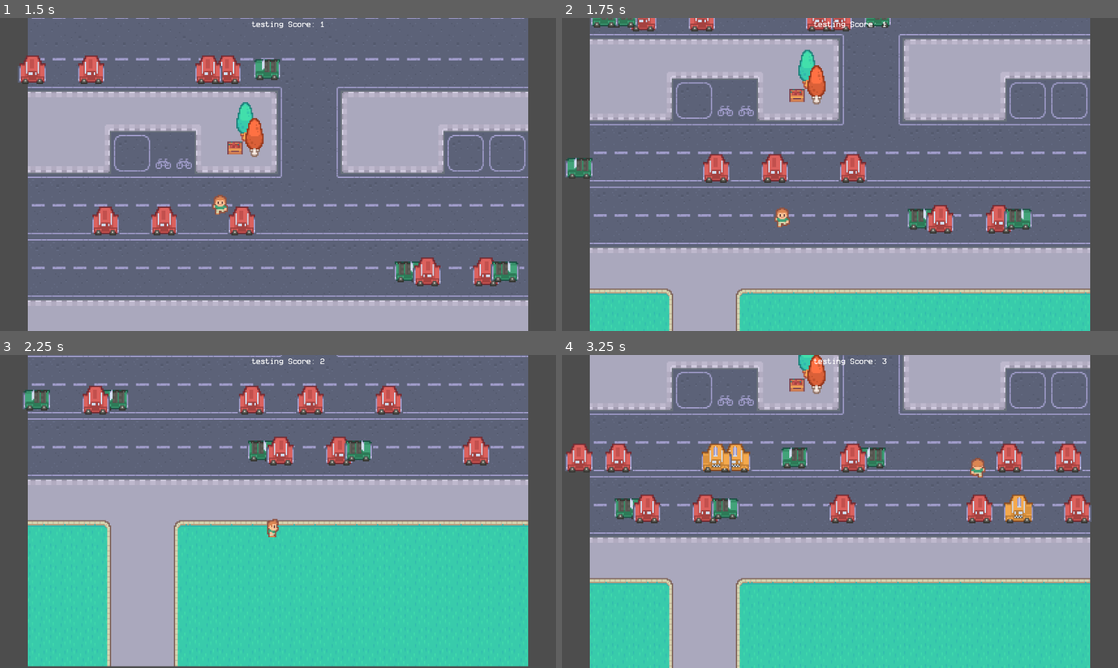
Above: before the commit, frames 1-4 (two rows, left to right).
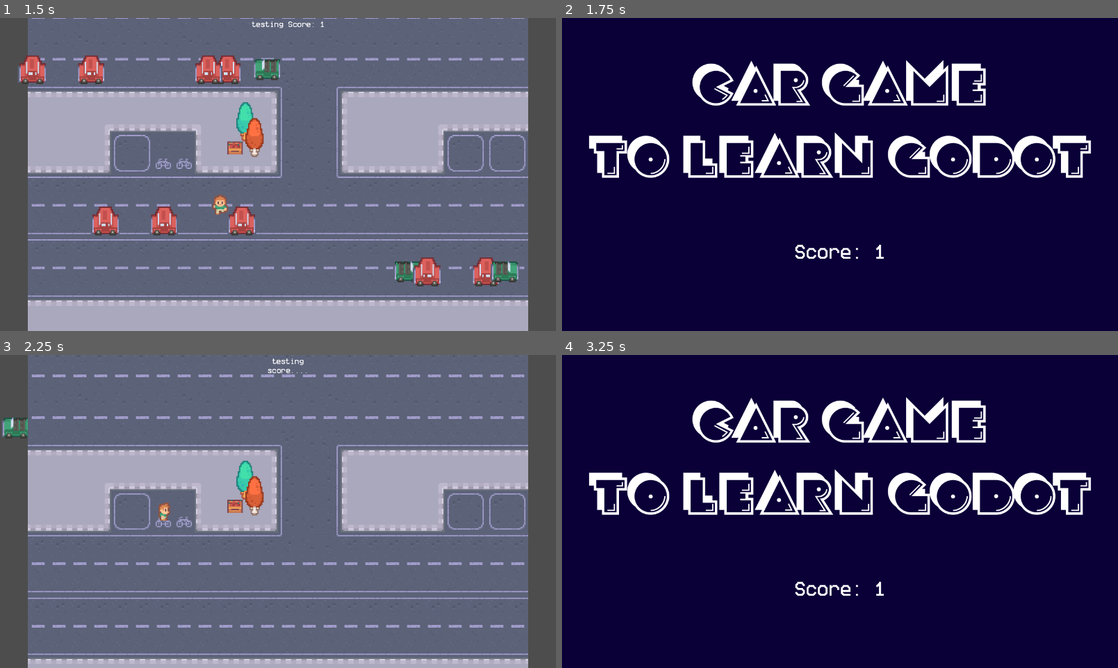
Above: after the commit, the same moments.

Repository: ManthunSingla/Godot-learning-Projects
Game: Godot game, scene res://scenes/game.tscn
The game is run twice, just before and just after one commit, with the same random seed, the same clock (stepped at 60 frames per second) and the same inputs.
Inputs:
- Up to frame 1 (1.5 s): hold D (right) 0.53-1.28 s; tap Space (Play, bound only after the commit) at 0.6, 1.35 s; hold Down (down) from 1.28 s (still down)
- Up to frame 2 (1.75 s): keep holding Down (down)
- Up to frame 3 (2.25 s): release Down (down) at 2.03 s; hold D (right) from 2.03 s (still down); tap Space (Play, bound only after the commit) at 2.1 s
- Up to frame 4 (3.25 s): release D (right) at 2.78 s; hold Up (up) from 2.78 s (still down); tap Space (Play, bound only after the commit) at 2.85 s

Frame 1 is identical in both runs. In frame 2, 100% of the frame differs, in the area x 0-100%, y 0-100%; in frame 3, 60%; in frame 4, 100%.

Commit message:
Final Update:- Added Music, Connected Screens

Diff:
--- a/project.godot
+++ b/project.godot
@@ -18,6 +18,10 @@
 run/main_scene="uid://dfq2iqhuccltx"
 config/features=PackedStringArray("4.7", "Forward Plus")
 config/icon="res://icon.svg"
+
+[autoload]
+
+StartingScore="*uid://dykcmj0xqpmnh"
 
 [display]
 
@@ -50,6 +54,11 @@
 , Object(InputEventKey,"resource_local_to_scene":false,"resource_name":"","device":-1,"window_id":0,"alt_pressed":false …(183 unchanged characters)…
 ]
 }
+Play={
+"deadzone": 0.2,
+"events": [Object(InputEventKey,"resource_local_to_scene":false,"resource_name":"","device":-1,"window_id":0,"alt_pressed":false,"shift_pressed":false,"ctrl_pressed":false,"meta_pressed":false,"pressed":false,"keycode":0,"physical_keycode":32,"key_label":0,"unicode":32,"location":0,"echo":false,"script":null)
+]
+}
 
 [layer_names]
 
--- a/scenes/enemy_car.tscn
+++ b/scenes/enemy_car.tscn
@@ -1,6 +1,7 @@
 [gd_scene format=3 uid="uid://chi01j4jyxpb8"]
 
 [ext_resource type="Texture2D" uid="uid://ocjfhrelwysu" path="res://graphics/cars/red.png" id="1_3y6xc"]
+[ext_resource type="AudioStream" uid="uid://b72b6pqe72w3n" path="res://audio/car.mp3" id="2_mr7yb"]
 
 [sub_resource type="GDScript" id="GDScript_3y6xc"]
 script/source = "extends Area2D
@@ -42,5 +43,13 @@
 
 [node name="VisibleOnScreenNotifier2D" type="VisibleOnScreenNotifier2D" parent="." unique_id=1473736568]
 
+[node name="AudioStreamPlayer2D" type="AudioStreamPlayer2D" parent="." unique_id=1050431085]
+stream = ExtResource("2_mr7yb")
+volume_db = -20.0
+autoplay = true
+max_distance = 100.0
+attenuation = 1.1892091
+parameters/looping = true
+
 [connection signal="area_exited" from="." to="." method="_on_area_exited"]
 [connection signal="screen_exited" from="VisibleOnScreenNotifier2D" to="." method="_on_visible_on_screen_notifier_2d_screen_exited"]
--- a/scenes/game.gd
+++ b/scenes/game.gd
@@ -12,11 +12,19 @@
 	car1.connect("body_entered", killed)
 
 func killed(body):
-	print(body)
+	#print(body)
 	print('You Killed')
+	StartingScore.score = score
+	call_deferred("changeScreen")
 
 func _on_area_2d_body_entered(body: Node2D) -> void:
 	print("Killed")
+	StartingScore.score = score
+	call_deferred("changeScreen")
+
+
+func changeScreen():
+	get_tree().change_scene_to_file("res://scenes/title.tscn")
 
 func _on_score__timeout() -> void:
 	score += 1
--- a/scenes/game.tscn
+++ b/scenes/game.tscn
@@ -46,11 +46,12 @@
 shape = SubResource("WorldBoundaryShape2D_iywne")
 
 [node name="Area2D" type="Area2D" parent="." unique_id=1112495290]
+collision_mask = 2
 
 [node name="CollisionPolygon2D" type="CollisionPolygon2D" parent="Area2D" unique_id=231532784]
 position = Vector2(-11.871894, -5.066986)
 scale = Vector2(0.9429946, 0.98511904)
-polygon = PackedVector2Array(-173.57932, -303.9698, -172.57932, -201.96979, -84.57931, -201.96979, -82.57931, -306.9698)
+polygon = PackedVector2Array(-172.98944, -307.50903, -172.57932, -201.96979, -84.57931, -201.96979, -82.57931, -306.9698)
 
 [node name="Objects" type="Node" parent="." unique_id=852045177]
 
--- /dev/null
+++ b/scenes/starting_score.tscn
@@ -0,0 +1,13 @@
+[gd_scene format=3 uid="uid://dykcmj0xqpmnh"]
+
+[ext_resource type="Script" uid="uid://c4l51ci6scqcm" path="res://starting_score.gd" id="1_svxpa"]
+[ext_resource type="AudioStream" uid="uid://d05385du5fc0j" path="res://audio/S31-City on Speed.ogg" id="2_xh2rp"]
+
+[node name="StartingScore" type="Node" unique_id=288104055]
+script = ExtResource("1_svxpa")
+
+[node name="AudioStreamPlayer2D" type="AudioStreamPlayer2D" parent="." unique_id=1972356190]
+stream = ExtResource("2_xh2rp")
+volume_db = -20.0
+autoplay = true
+parameters/looping = true
--- /dev/null
+++ b/scenes/title.gd
@@ -0,0 +1,8 @@
+extends Control
+
+func _ready() -> void:
+	$ScoreGot.text = "Score: " + str(StartingScore.score)
+
+func _process(delta: float) -> void:
+	if Input.is_action_just_pressed("Play"):
+		get_tree().change_scene_to_file("res://scenes/game.tscn")
--- a/scenes/title.tscn
+++ b/scenes/title.tscn
@@ -1,14 +1,16 @@
 [gd_scene format=3 uid="uid://bg46h5x2n6eev"]
 
 [ext_resource type="FontFile" uid="uid://dr201ov4c76pb" path="res://fonts/Crackman.otf" id="1_4ignj"]
+[ext_resource type="Script" uid="uid://b7ytu68u08vc1" path="res://scenes/title.gd" id="1_wosw1"]
+[ext_resource type="FontFile" uid="uid://hqpa84d2dqvp" path="res://fonts/Better VCR 9.0.1.ttf" id="3_p6dhs"]
 
 [node name="title" type="Control" unique_id=1660194060]
 layout_mode = 3
-anchors_preset = 15
 anchor_right = 1.0
 anchor_bottom = 1.0
 grow_horizontal = 2
 grow_vertical = 2
+script = ExtResource("1_wosw1")
 
 [node name="ColorRect" type="ColorRect" parent="." unique_id=1389164518]
 layout_mode = 1
@@ -36,3 +38,22 @@
 To learn godot"
 horizontal_alignment = 1
 vertical_alignment = 1
+
+[node name="ScoreGot" type="Label" parent="." unique_id=1922900677]
+layout_mode = 1
+anchors_preset = -1
+anchor_left = 0.5
+anchor_top = 0.5
+anchor_right = 0.5
+anchor_bottom = 0.5
+offset_left = -42.0
+offset_top = 350.0
+offset_right = 42.0
+offset_bottom = 11.5
+grow_horizontal = 2
+grow_vertical = 2
+theme_override_fonts/font = ExtResource("3_p6dhs")
+theme_override_font_sizes/font_size = 35
+text = "Score: jhag"
+
+[connection signal="gui_input" from="." to="." method="_on_gui_input"]
--- /dev/null
+++ b/starting_score.gd
@@ -0,0 +1,3 @@
+extends Node
+
+var score = 0
Not shown, added: scenes/title.gd.uid
Not shown, added: starting_score.gd.uid
